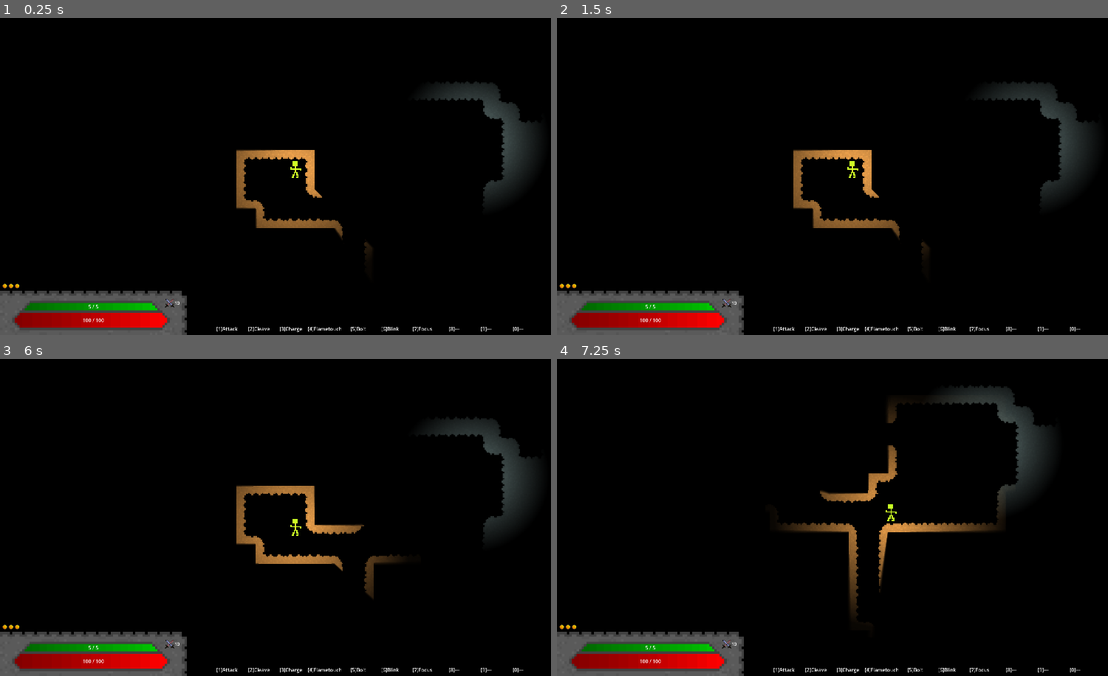
Above: before the commit, frames 1-4 (two rows, left to right).
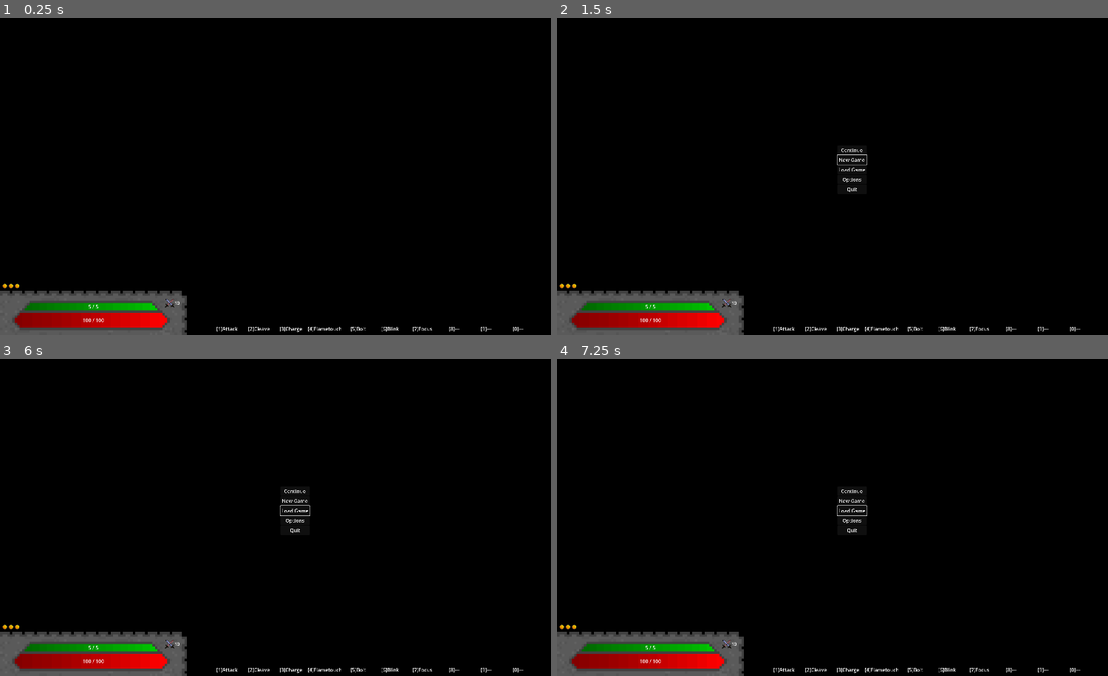
Above: after the commit, the same moments.

Repository: E-Rodowicz/Project-Fantasy
Game: Godot game, scene res://scenes/levels/splash_screen.tscn
The game is run twice, just before and just after one commit, with the same random seed, the same clock (stepped at 60 frames per second) and the same inputs. Before the commit the project starts from res://scenes/levels/test_area.tscn.
Inputs (mouse positions are in pixels of both pictures, inside the frame that each line leads up to):
- Up to frame 1 (0.25 s): no input
- Up to frame 2 (1.5 s): tap Enter at 0.5 s; hold Right (ui_right) 0.53-1.25 s; tap 0 (ability_0) at 0.6 s; click (854, 170) at 1.25 s, where only the run after the commit has a clickable "Load Game"
- Up to frame 3 (6 s): click (297, 520) at 2 s, where only the run after the commit has a clickable "Options"; click (297, 501) at 2.75 s, where only the run after the commit has a clickable "New Game"; click (297, 501) at 3.5 s, where only the run after the commit has a clickable "New Game"; click (297, 492) at 4.25 s, where only the run after the commit has a clickable "Continue"; click (297, 492) at 5 s, where only the run after the commit has a clickable "Continue"; tap Space (precise_move) at 5.75 s; hold Down (ui_down) from 5.78 s (still down); tap 1 (ability_1) at 5.85 s
- Up to frame 4 (7.25 s): release Down (ui_down) at 6.53 s; hold Right (ui_right) from 6.53 s (still down); tap 2 (ability_2) at 6.6 s

The runs differ from the first frame. In frame 1, 3.7% of the frame differs, in the area x 42-98%, y 20-75%; in frame 2, 3.6%; in frame 3, 4.1%; in frame 4, 4.5%, in the area x 40-90%, y 8-82%.

Commit message:
Splash screen + main menu + started on intro cutscene

Diff:
--- a/project.godot
+++ b/project.godot
@@ -11,7 +11,7 @@
 [application]
 
 config/name="Project Fantasy"
-run/main_scene="uid://dowdgat7icemg"
+run/main_scene="uid://c7vwnpsfi60em"
 config/features=PackedStringArray("4.7", "GL Compatibility")
 run/max_fps=83
 config/icon="res://icon.svg"
--- a/scenes/entities/player/player.gd
+++ b/scenes/entities/player/player.gd
@@ -326,7 +326,7 @@
 	# exactly 1.0, meaning that the duration is 0.14 seconds. For diagonals, the length is √2 ≈ 1.414
 	# meaning that the duration is extended to around 0.198 seconds. This slows down diagonal
 	# movement so that the speed of tiles-per-second stays consistent with cardinal movement.
-	var duration = 0.14 * dir.length()
+	var duration = 0.16 * dir.length()
 	# tween_property animates the sprite from its current position (old tile) to global_position
 	# (new tile, where the body already snapped to). TRANS_SINE applies a curve making movement
 	# smooth - slow at start, fast in middle, slow at end.
--- /dev/null
+++ b/scenes/levels/intro_cutscene.gd
@@ -0,0 +1,14 @@
+extends Control
+
+@onready var cutscene_image: TextureRect = $CutsceneImage
+
+func _ready() -> void:
+	cutscene_image.modulate.a = 0.0
+
+	var tween: Tween = create_tween()
+	tween.tween_interval(6.0)
+	tween.tween_property(cutscene_image, "modulate:a", 1.0, 15.0)
+	tween.tween_callback(_start_dialogue)
+
+func _start_dialogue() -> void:
+	pass # Placeholder.
--- /dev/null
+++ b/scenes/levels/intro_cutscene.tscn
@@ -0,0 +1,32 @@
+[gd_scene format=3 uid="uid://2vwm8i7jsuoo"]
+
+[ext_resource type="Texture2D" uid="uid://7548cui4vlim" path="res://assets/full_art/intro_scene.png" id="1_1ss81"]
+[ext_resource type="Script" uid="uid://buyt5gyvj2id4" path="res://scenes/levels/intro_cutscene.gd" id="1_doynd"]
+
+[node name="IntroCutscene" type="Control" unique_id=205605832]
+layout_mode = 3
+anchors_preset = 15
+anchor_right = 1.0
+anchor_bottom = 1.0
+grow_horizontal = 2
+grow_vertical = 2
+script = ExtResource("1_doynd")
+
+[node name="ColorRect" type="ColorRect" parent="." unique_id=73468378]
+layout_mode = 1
+anchors_preset = 15
+anchor_right = 1.0
+anchor_bottom = 1.0
+grow_horizontal = 2
+grow_vertical = 2
+color = Color(0, 0, 0, 1)
+
+[node name="CutsceneImage" type="TextureRect" parent="." unique_id=518905790]
+layout_mode = 1
+anchors_preset = 15
+anchor_right = 1.0
+anchor_bottom = 1.0
+grow_horizontal = 2
+grow_vertical = 2
+texture = ExtResource("1_1ss81")
+stretch_mode = 6
--- /dev/null
+++ b/scenes/levels/main_menu.gd
@@ -0,0 +1,37 @@
+extends Control
+
+@onready var new_game_button: Button = $VBoxContainer/NewGame
+@onready var load_game_button: Button = $VBoxContainer/LoadGame
+@onready var options_button: Button = $VBoxContainer/Options
+@onready var quit_button: Button = $VBoxContainer/Quit
+
+func _ready() -> void:
+	# Fades in the menu from black.
+	modulate.a = 0.0
+	var fade_tween: Tween = create_tween()
+	fade_tween.tween_property(self, "modulate:a", 1.0, 1.0)
+
+	# Connect each button's "pressed" signal to its handler
+	new_game_button.pressed.connect(_on_new_game_pressed)
+	load_game_button.pressed.connect(_on_load_game_pressed)
+	options_button.pressed.connect(_on_options_pressed)
+	quit_button.pressed.connect(_on_quit_pressed)
+
+	# Gives the first button keyboard focus so arrow keys work immediately
+	new_game_button.grab_focus()
+
+
+func _on_new_game_pressed() -> void:
+	get_tree().change_scene_to_file("res://scenes/levels/intro_cutscene.tscn")
+
+
+func _on_load_game_pressed() -> void:
+	pass  # Placeholder
+
+
+func _on_options_pressed() -> void:
+	pass  # Placeholder
+
+
+func _on_quit_pressed() -> void:
+	get_tree().quit()
--- /dev/null
+++ b/scenes/levels/main_menu.tscn
@@ -0,0 +1,57 @@
+[gd_scene format=3 uid="uid://bx5v58r4noquk"]
+
+[ext_resource type="Script" uid="uid://dfupoiu331qqm" path="res://scenes/levels/main_menu.gd" id="1_fsby3"]
+
+[node name="MainMenu" type="Control" unique_id=590323979]
+layout_mode = 3
+anchors_preset = 15
+anchor_right = 1.0
+anchor_bottom = 1.0
+grow_horizontal = 2
+grow_vertical = 2
+script = ExtResource("1_fsby3")
+
+[node name="ColorRect" type="ColorRect" parent="." unique_id=714443419]
+layout_mode = 1
+anchors_preset = 15
+anchor_right = 1.0
+anchor_bottom = 1.0
+grow_horizontal = 2
+grow_vertical = 2
+color = Color(0, 0, 0, 1)
+
+[node name="VBoxContainer" type="VBoxContainer" parent="." unique_id=1857290586]
+layout_mode = 1
+anchors_preset = 8
+anchor_left = 0.5
+anchor_top = 0.5
+anchor_right = 0.5
+anchor_bottom = 0.5
+offset_left = -20.0
+offset_top = -22.0
+offset_right = 20.0
+offset_bottom = 22.0
+grow_horizontal = 2
+grow_vertical = 2
+theme_override_constants/separation = 1
+
+[node name="Continue" type="Button" parent="VBoxContainer" unique_id=1439124398]
+layout_mode = 2
+text = "Continue
+"
+
+[node name="NewGame" type="Button" parent="VBoxContainer" unique_id=1879915933]
+layout_mode = 2
+text = "New Game"
+
+[node name="LoadGame" type="Button" parent="VBoxContainer" unique_id=2009067953]
+layout_mode = 2
+text = "Load Game"
+
+[node name="Options" type="Button" parent="VBoxContainer" unique_id=641817668]
+layout_mode = 2
+text = "Options"
+
+[node name="Quit" type="Button" parent="VBoxContainer" unique_id=360159874]
+layout_mode = 2
+text = "Quit"
--- /dev/null
+++ b/scenes/levels/splash_screen.gd
@@ -0,0 +1,35 @@
+extends Control
+
+@onready var label: Label = $Label
+
+var tween: Tween
+var skipped: bool = false
+
+func _ready() -> void:
+	# Label fully visible.
+	label.modulate.a = 0.0
+
+	# Builds a tween sequence of fade in and fade out.
+	tween = create_tween()
+	tween.tween_interval(1.0)
+	# Fades in
+	tween.tween_property(label, "modulate:a", 1.0, 2.5)
+	# Holds.
+	tween.tween_interval(1.5)
+	# Fades out.
+	tween.tween_property(label, "modulate:a", 0.0, 1.5)
+	# Goes to main menu scene.
+	tween.tween_callback(_go_to_menu)
+
+func _unhandled_input(event: InputEvent) -> void:
+	if skipped: return
+
+	# Skin on any key press
+	if event is InputEventKey and event.pressed:
+		skipped = true
+		if tween:
+			tween.kill()
+		_go_to_menu()
+
+func _go_to_menu() -> void:
+	get_tree().change_scene_to_file("res://scenes/levels/main_menu.tscn")
--- /dev/null
+++ b/scenes/levels/splash_screen.tscn
@@ -0,0 +1,28 @@
+[gd_scene format=3 uid="uid://c7vwnpsfi60em"]
+
+[ext_resource type="FontFile" uid="uid://bjp1erdqkyma6" path="res://assets/fonts/m5x7.ttf" id="1_bqpf1"]
+[ext_resource type="Script" uid="uid://b62glpig41lro" path="res://scenes/levels/splash_screen.gd" id="1_ho7f6"]
+
+[sub_resource type="LabelSettings" id="LabelSettings_tye4b"]
+font = ExtResource("1_bqpf1")
+font_size = 264
+
+[node name="SplashScreen" type="Control" unique_id=798923916]
+layout_mode = 3
+anchors_preset = 0
+script = ExtResource("1_ho7f6")
+
+[node name="ColorRect" type="ColorRect" parent="." unique_id=827571739]
+layout_mode = 0
+offset_right = 40.0
+offset_bottom = 40.0
+color = Color(0, 0, 0, 1)
+
+[node name="Label" type="Label" parent="." unique_id=320428243]
+layout_mode = 0
+offset_right = 1920.0
+offset_bottom = 1080.0
+text = "Emec Software"
+label_settings = SubResource("LabelSettings_tye4b")
+horizontal_alignment = 1
+vertical_alignment = 1
--- a/scenes/levels/world.tscn
+++ b/scenes/levels/world.tscn
@@ -8,6 +8,7 @@
 [ext_resource type="Texture2D" uid="uid://g5y5qjk8hbeo" path="res://assets/sprites/combat_overlay.png" id="7_0lift"]
 [ext_resource type="Script" uid="uid://bfuu7yn77lq0m" path="res://scenes/entities/player/light_flicker.gd" id="8_dp8al"]
 [ext_resource type="Script" uid="uid://b6ehgsn8cuax5" path="res://scripts/autoloaders/CombatLog.gd" id="9_csbb7"]
+[ext_resource type="PackedScene" uid="uid://cro7mkhrgjj7u" path="res://scenes/entities/player/player.tscn" id="10_csbb7"]
 [ext_resource type="PackedScene" uid="uid://c8afkgoc38bw" path="res://scenes/gui/combat_log_display.tscn" id="10_mmplq"]
 
 [sub_resource type="TileSetAtlasSource" id="TileSetAtlasSource_lfyvx"]
@@ -266,6 +267,7 @@
 position = Vector2(-40, -72)
 
 [node name="CanvasModulate" type="CanvasModulate" parent="." unique_id=1899601071]
+visible = false
 color = Color(0, 0, 0, 1)
 
 [node name="LightOccluder2D" type="LightOccluder2D" parent="." unique_id=1892095172]
@@ -300,3 +302,6 @@
 script = ExtResource("9_csbb7")
 
 [node name="CombatLogDisplay" parent="CanvasLayer" unique_id=947158895 instance=ExtResource("10_mmplq")]
+
+[node name="player" parent="." unique_id=988403666 instance=ExtResource("10_csbb7")]
+position = Vector2(-104, -152)
Binary file added: assets/full_art/intro_scene.png
Not shown, added: assets/full_art/intro_scene.png.import
Binary file added: assets/sprites/mc.png
Not shown, added: assets/sprites/mc.png.import
Not shown, added: scenes/levels/intro_cutscene.gd.uid
Not shown, added: scenes/levels/main_menu.gd.uid
Not shown, added: scenes/levels/splash_screen.gd.uid
Not shown, added: shaders/dcss-0.34.1-win32-installer.exe
